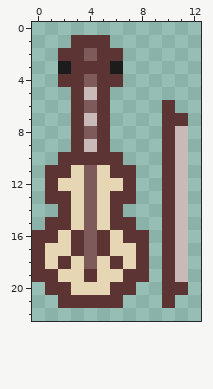
Two versions of one pixel-art file, src/assets/sprites/violin.aseprite. The first picture shows the starting point.
13x23 pixels, 1 frame.
Once edited:
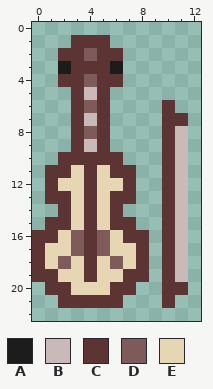
Palette (. is transparent): A #1c1c1c  B #cab9b9  C #5d3434  D #7f5a5a  E #e6d6b4
From old to new:
Changed rows in their new state; - is an unchanged pixel.
first column x 2:
11 --C--
12 --C--
13 --C--
14 --C--
15 --C--
16 -DCD-
17 -DCD-
18 D-C-D
Where, in picture pixels (left, top, right, bottom), the same in both pictures:
changed: (58, 165, 123, 269)
